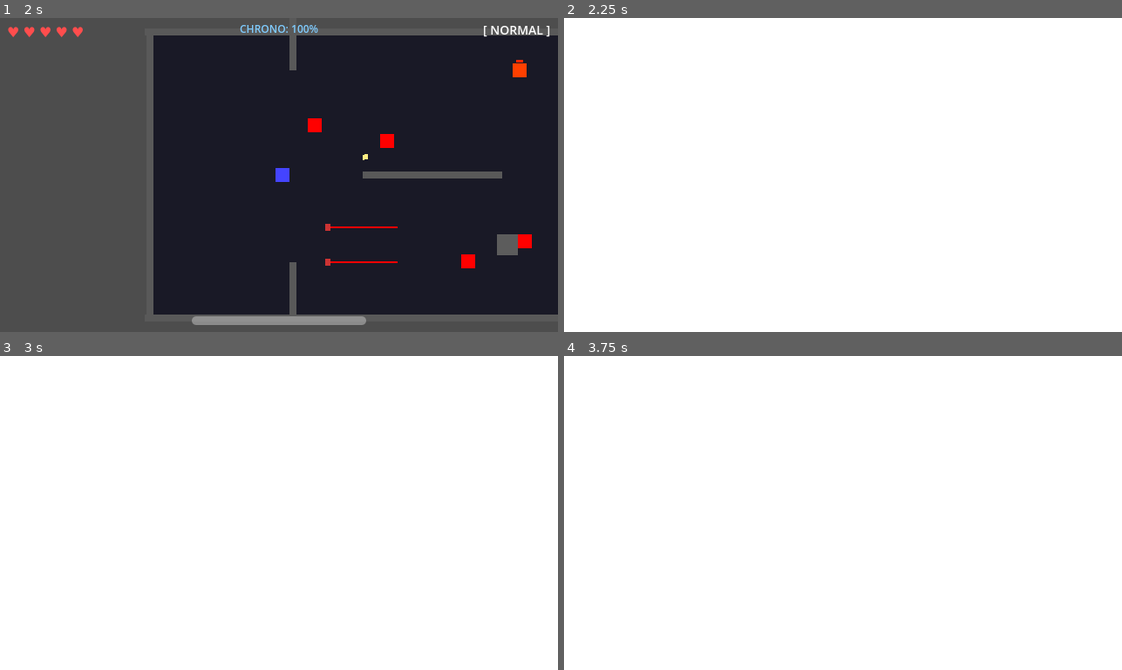
Above: before the commit, frames 1-4 (two rows, left to right).
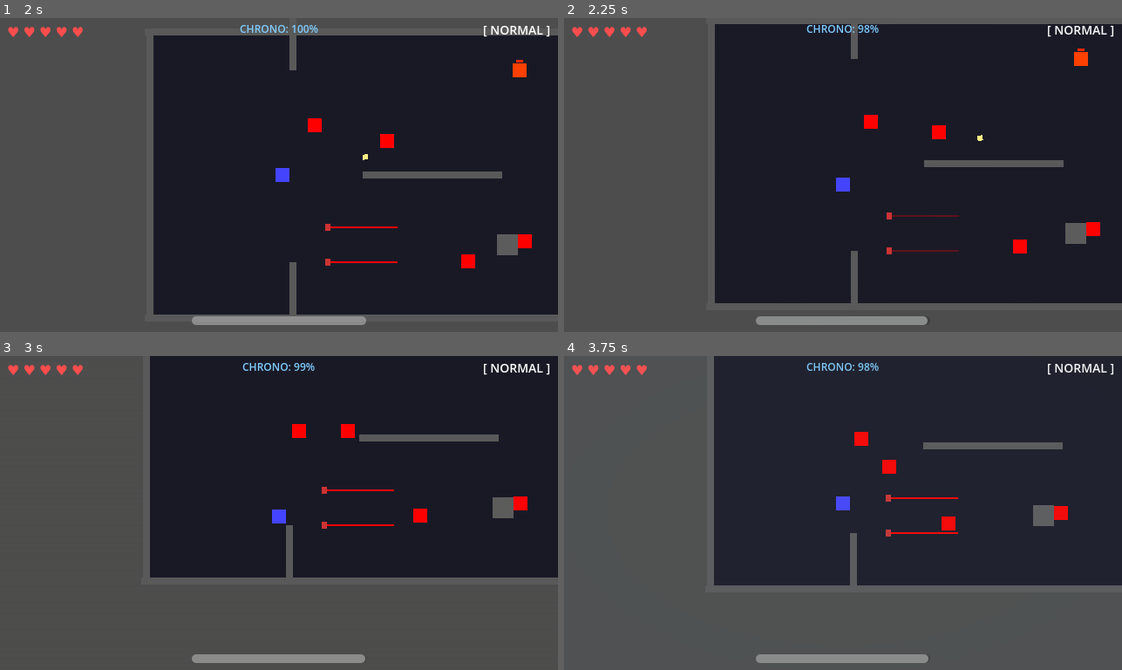
Above: after the commit, the same moments.

Repository: scarf-y/Polychron
Game: Godot game, scene res://scenes/ui/main_menu.tscn
Two runs of this game, one before a commit and one after it. Both use one fixed random seed, a clock stepped at 60 frames per second and the inputs below.
Inputs (mouse positions are in pixels of both pictures, inside the frame that each line leads up to):
- Up to frame 1 (2 s): click "ENTER THE FACILITY" at 0.5 s; move the mouse to (401, 159) at 1.27 s; hold D (move_right) from 1.28 s (still down); click (401, 159) at 1.35 s
- Up to frame 2 (2.25 s): move the mouse to (731, 190) at 2.02 s; release D (move_right) at 2.03 s; hold S (move_down) from 2.03 s (still down); tap E (time_erase) at 2.1 s
- Up to frame 3 (3 s): move the mouse to (334, 443) at 2.77 s; release S (move_down) at 2.78 s; hold D (move_right) from 2.78 s (still down); tap Shift (time_slow) at 2.85 s
- Up to frame 4 (3.75 s): move the mouse to (815, 575) at 3.52 s; release D (move_right) at 3.53 s; hold W (move_up) from 3.53 s (still down); tap Space (time_stop) at 3.6 s

Frame 1 is identical in both runs. In frame 2, 100% of the frame differs, in the area x 0-100%, y 0-100%; in frame 3, 100%; in frame 4, 100%.

Commit message:
fix: SCREEN_TEXTURE to hint_screen_texture in all shaders, set_deferred for door collision during physics flush

Diff:
--- a/assets/shaders/time_erase_ghost.gdshader
+++ b/assets/shaders/time_erase_ghost.gdshader
@@ -1,8 +1,8 @@
 shader_type canvas_item;
 
 // Time Erase ghost shader — ghostly blue transparency with wave distortion
-// Applied via a full-screen ColorRect on a CanvasLayer
 
+uniform sampler2D screen_texture : hint_screen_texture, filter_linear_mipmap;
 uniform float intensity : hint_range(0.0, 1.0) = 0.0;
 uniform float time_val : hint_range(0.0, 1000.0) = 0.0;
 
@@ -12,7 +12,7 @@
     uv.x += sin(uv.y * 20.0 + time_val * 3.0) * 0.002 * intensity;
     uv.y += cos(uv.x * 15.0 + time_val * 2.0) * 0.002 * intensity;
 
-    vec4 screen_color = textureLod(SCREEN_TEXTURE, uv, 0.0);
+    vec4 screen_color = textureLod(screen_texture, uv, 0.0);
 
     // Ghostly blue-purple tint
     vec3 ghost_color = vec3(0.4, 0.5, 0.9);
--- a/assets/shaders/time_slow_tint.gdshader
+++ b/assets/shaders/time_slow_tint.gdshader
@@ -1,13 +1,13 @@
 shader_type canvas_item;
 
 // Time Slow tint shader — applies a golden/amber slow-motion feel
-// Applied via a full-screen ColorRect on a CanvasLayer
 
+uniform sampler2D screen_texture : hint_screen_texture, filter_linear_mipmap;
 uniform float intensity : hint_range(0.0, 1.0) = 0.0;
 uniform float time_val : hint_range(0.0, 1000.0) = 0.0;
 
 void fragment() {
-    vec4 screen_color = textureLod(SCREEN_TEXTURE, SCREEN_UV, 0.0);
+    vec4 screen_color = textureLod(screen_texture, SCREEN_UV, 0.0);
 
     // Amber/golden tint
     vec3 amber = vec3(1.0, 0.85, 0.4);
--- a/assets/shaders/time_stop_inversion.gdshader
+++ b/assets/shaders/time_stop_inversion.gdshader
@@ -1,13 +1,13 @@
 shader_type canvas_item;
 
 // Time Stop inversion shader — inverts all colors on screen
-// Applied via a full-screen ColorRect on a CanvasLayer
 
+uniform sampler2D screen_texture : hint_screen_texture, filter_linear_mipmap;
 uniform float intensity : hint_range(0.0, 1.0) = 0.0;
 uniform vec4 tint_color : source_color = vec4(0.2, 0.8, 1.0, 1.0);
 
 void fragment() {
-    vec4 screen_color = textureLod(SCREEN_TEXTURE, SCREEN_UV, 0.0);
+    vec4 screen_color = textureLod(screen_texture, SCREEN_UV, 0.0);
 
     // Invert colors
     vec3 inverted = vec3(1.0) - screen_color.rgb;
--- a/scripts/room_manager.gd
+++ b/scripts/room_manager.gd
@@ -74,7 +74,7 @@
 func _set_door_collision(door: StaticBody2D, enabled: bool) -> void:
 	for child in door.get_children():
 		if child is CollisionShape2D:
-			child.disabled = not enabled
+			child.set_deferred("disabled", not enabled)
 
 ## Register an enemy spawned at runtime
 func register_enemy(enemy: Node) -> void:
